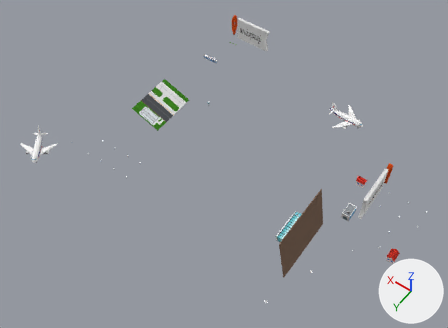
Two versions of the glTF model ar-playground/models/p1ar3.glb, one commit apart.
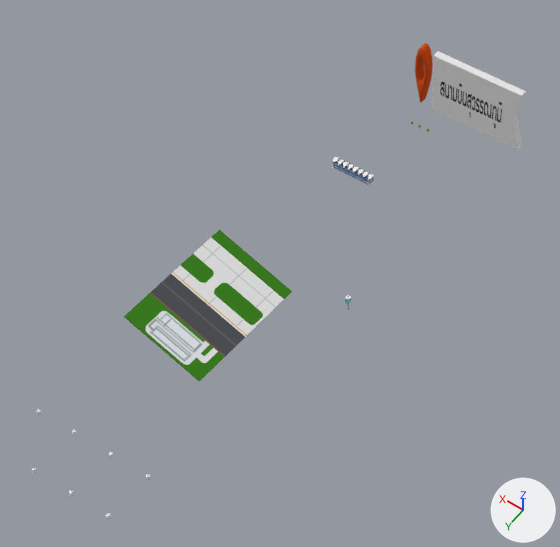
The first picture shows the older version from a 50 mm camera at (-94.4, 101.3, 173.6) aimed at (-21.4, -0.9, 13.0). The close-ups show both versions on the part from 20% to 63% of the width and 0% to 57% of the height of that picture; other places that the commit changed are outside them. The axes (+X, +Y, +Z) are drawn at lower right. The lights are the same throughout. Where no turn or scale is listed for an object, it has been applied to the vertices.

Objects in the first close-up: 'BAF_Tank_(14)', 'Pin2', 'build', 'floor'.
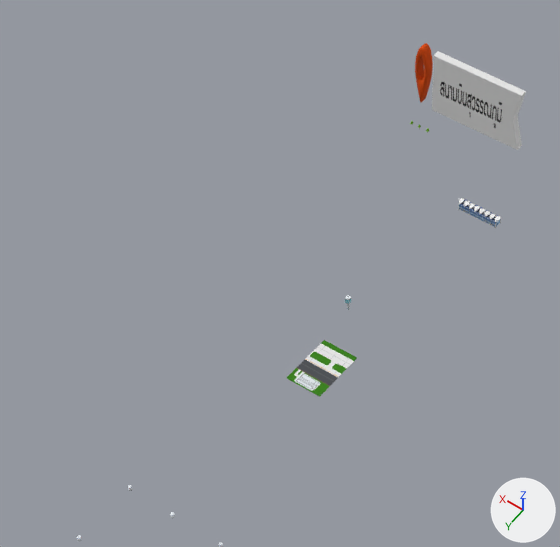
What differs and where, as boxes (x1, y1, x2, y2) in the close-ups (560 x 547 px):
'floor', moved, rescaled, turned: before (124, 230, 292, 381); after (287, 340, 357, 397)
'build', moved: before (332, 157, 375, 186); after (458, 198, 501, 228)
'BAF_Tank_(14)', moved: before (109, 452, 114, 458); after (219, 542, 223, 547)

What the commit changed:
Object 'BAF_Tank_(11)' (ob_baf_tank__11) moves from (20.7, 7.9, -0.2) to (2.6, 10.7, -0.2).
Object 'BAF_Tank_(14)' (ob_baf_tank__14) moves from (14.7, 7.9, -0.2) to (-4.8, 10.8, -0.2).
Object 'build' (ob_build) moves from (15.7, -43.75, 7.618) to (-1.554, -48.4, 5.944).
Object 'floor' (ob_floor) turns from (0, 159, 0) to (0, 0, 0) degrees about x, y and z.
Object 'floor' (ob_floor) moves from (19.58, -18.51, 0.0) to (2.745, -18.51, 0.0).
Object 'floor' (ob_floor) is rescaled from (0.243, 0.243, 0.243) to (0.1, 0.1, 0.1).
